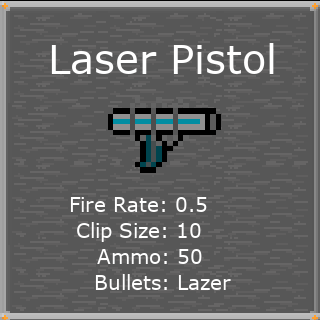
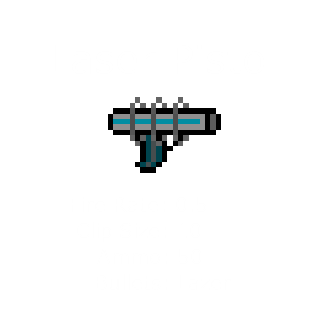
Before/after of a 320x320 layered artwork. What changed in the layer stack:
removed layer "Background" over [0, 0, 320, 320]
